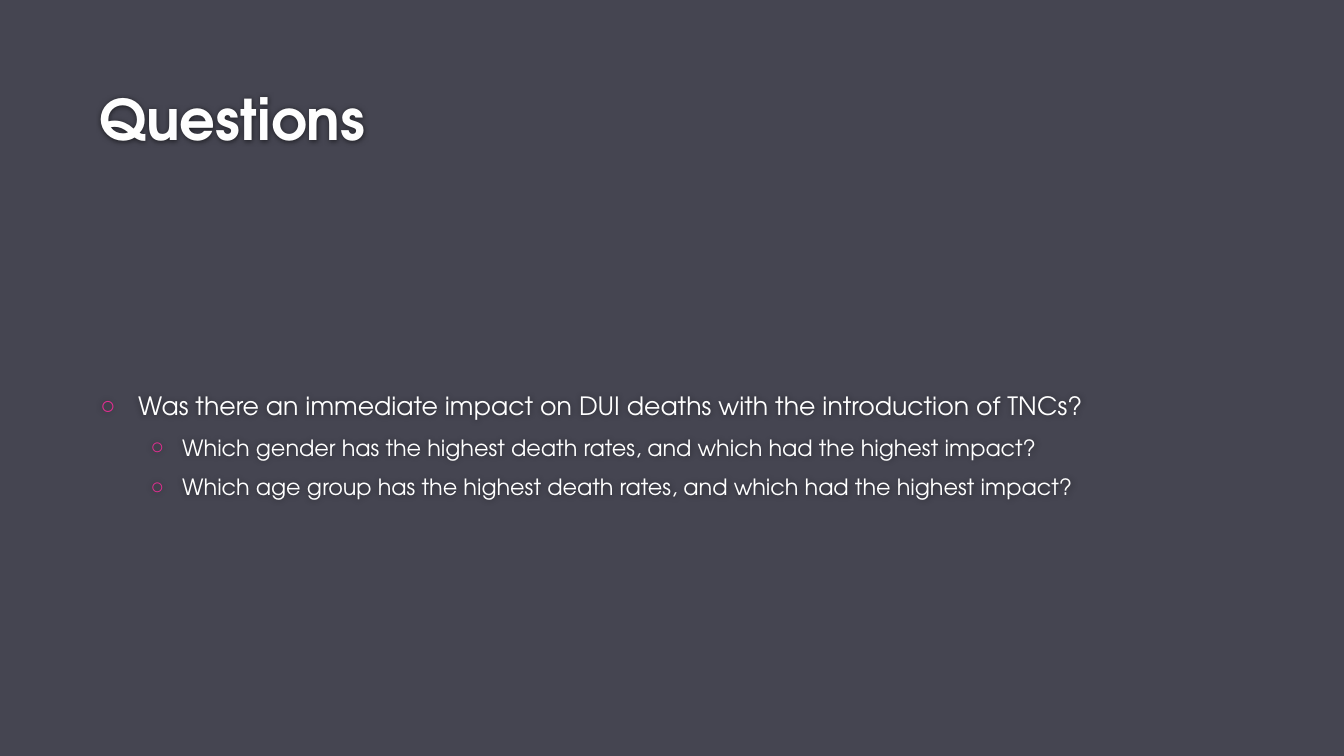
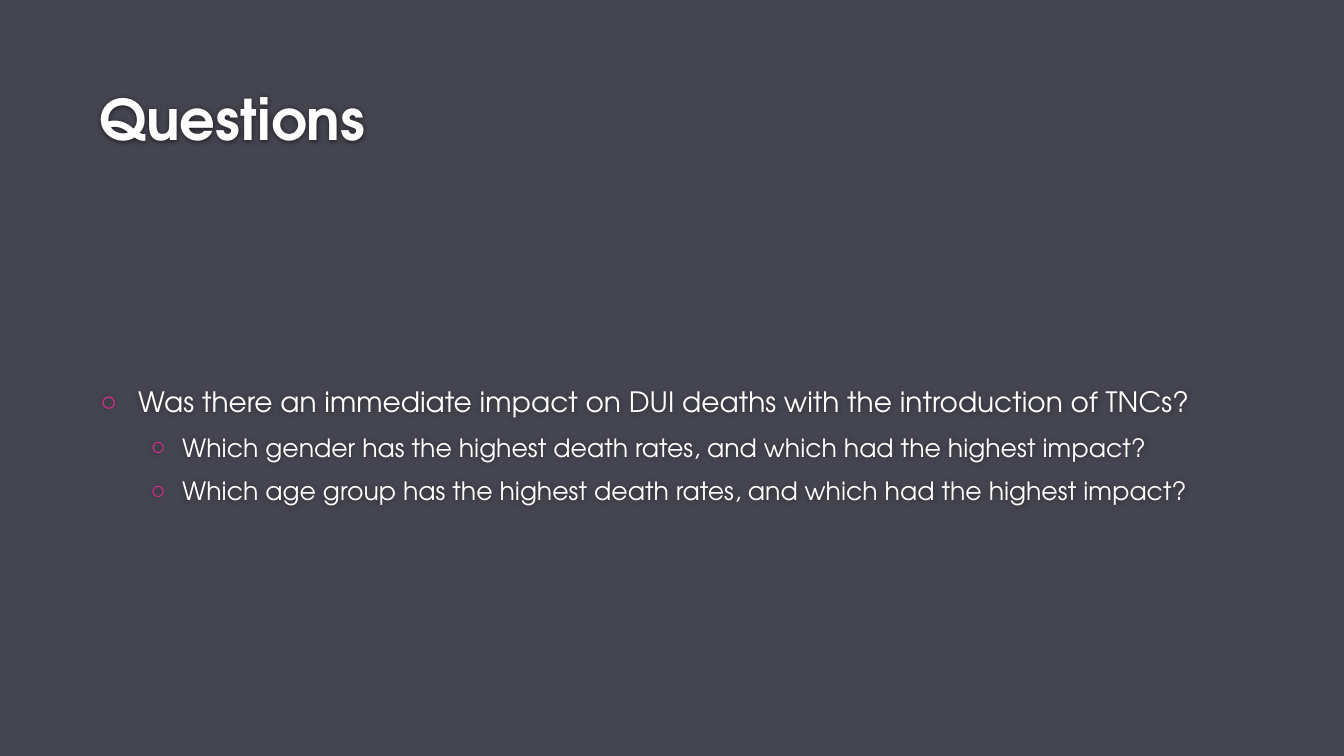
Before and after one commit to ajkim19/TNCs_and_DUI_Deaths, a slide deck: slide 8 of Project 1/Project-1.pptx (slide 7 before the commit). Drawn at 1344x756 pixels with LibreOffice and Linux fonts; fonts in the diff are those of the drawing; background and template pictures are left out. Boxes give left, top, right and bottom in pixels: in the first picture for what was removed or moved away, otherwise in the second. Text is boxed around its words. In the diff, an @@ line names an element or a change of style, - is before the commit and + after.

```diff
--- a/Project 1/Project-1.pptx
+++ b/Project 1/Project-1.pptx
@@ text "Was there an immediate impact ..." at (x1=138, y1=391, x2=1189, y2=506): size 18 to 20 pt in "Was there an immediate impact on DUI ..."; size 16 to 18 pt in "Which gender has the highest death rates, ...", "Which age group has the highest death ..." @@
```
Also in this commit, not shown: 5 other slides changed, 1 slide added.
